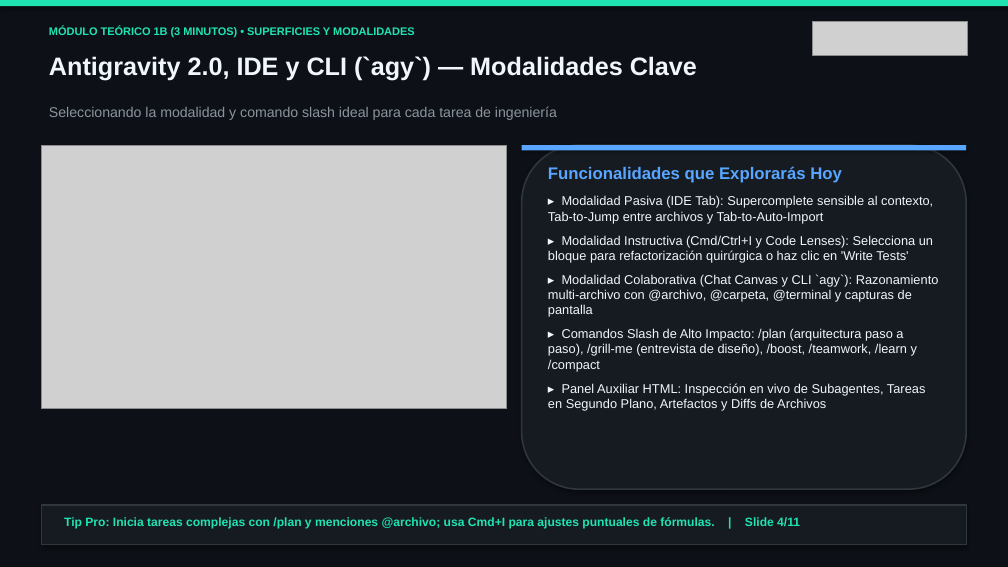
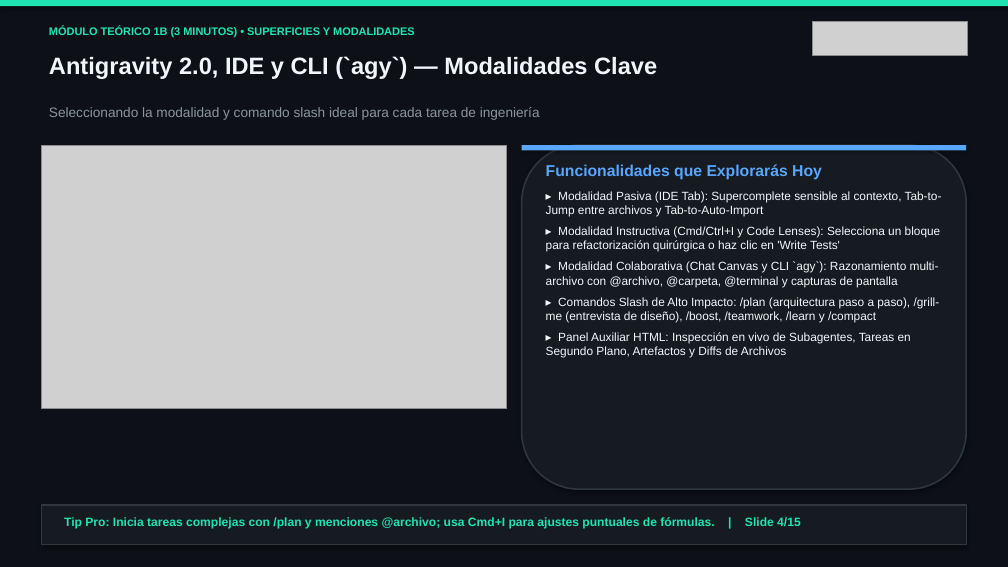
Before and after one commit to tryolabs/antigravity-workshop-telecom, a slide deck: slide 4 of slides/antigravity_telecom_workshop_es.pptx. Drawn at 1008x567 pixels with LibreOffice and Linux fonts; fonts in the diff are those of the drawing; grey boxes stand for pictures. Boxes give left, top, right and bottom in pixels: in the first picture for what was removed or moved away, otherwise in the second. Text is boxed around its words. In the diff, an @@ line names an element or a change of style, - is before the commit and + after.

```diff
--- a/slides/antigravity_telecom_workshop_es.pptx
+++ b/slides/antigravity_telecom_workshop_es.pptx
@@ text "Antigravity 2.0, IDE y CLI ..." at box(49, 56, 657, 79): size 24 to 22.5 pt @@
@@ text "Seleccionando la modalidad y comando ..." at box(49, 107, 540, 120): size 13.5 to 13 pt @@
@@ text "Funcionalidades que Explorarás Hoy" at box(546, 164, 942, 358): size 16 to 15 pt in "Funcionalidades que Explorarás Hoy"; size 12.2 to 11.3 pt; less space between paragraphs @@
@@ text at box(64, 517, 801, 528): text changed @@
-Tip Pro: Inicia tareas complejas con /plan y menciones @archivo; usa Cmd+I para ajustes puntuales de fórmulas. | Slide 4/11
+Tip Pro: Inicia tareas complejas con /plan y menciones @archivo; usa Cmd+I para ajustes puntuales de fórmulas. | Slide 4/15
```
Also in this commit, not shown: 10 other slides changed, 4 slides added, 33 other files.
